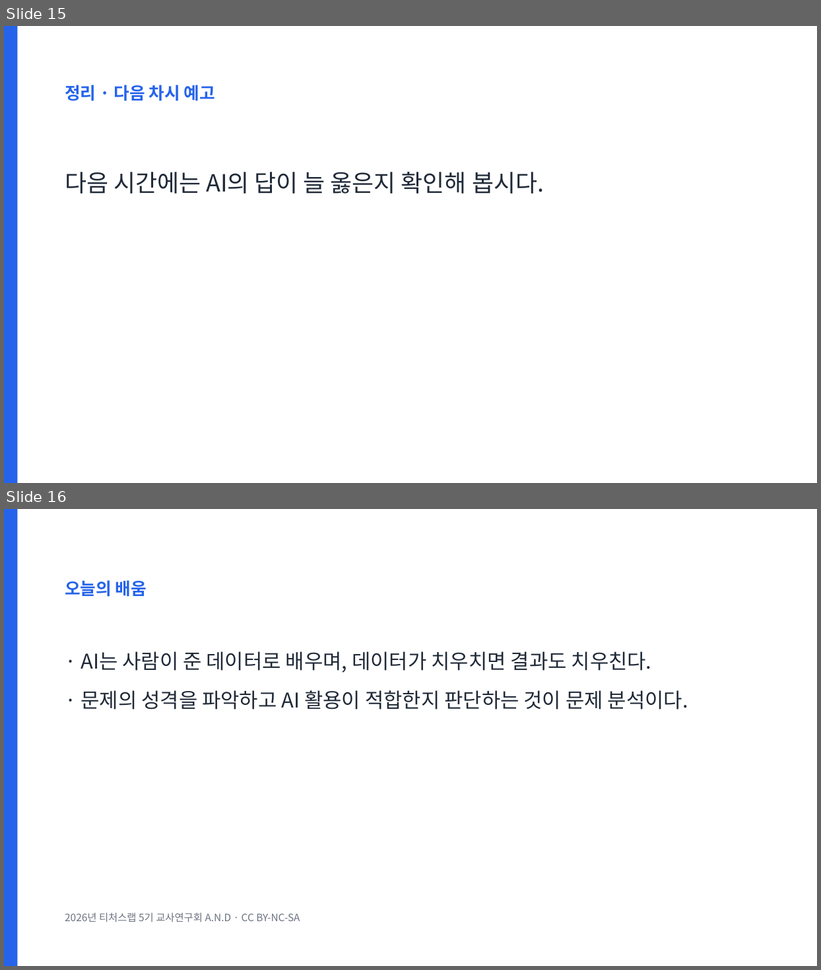
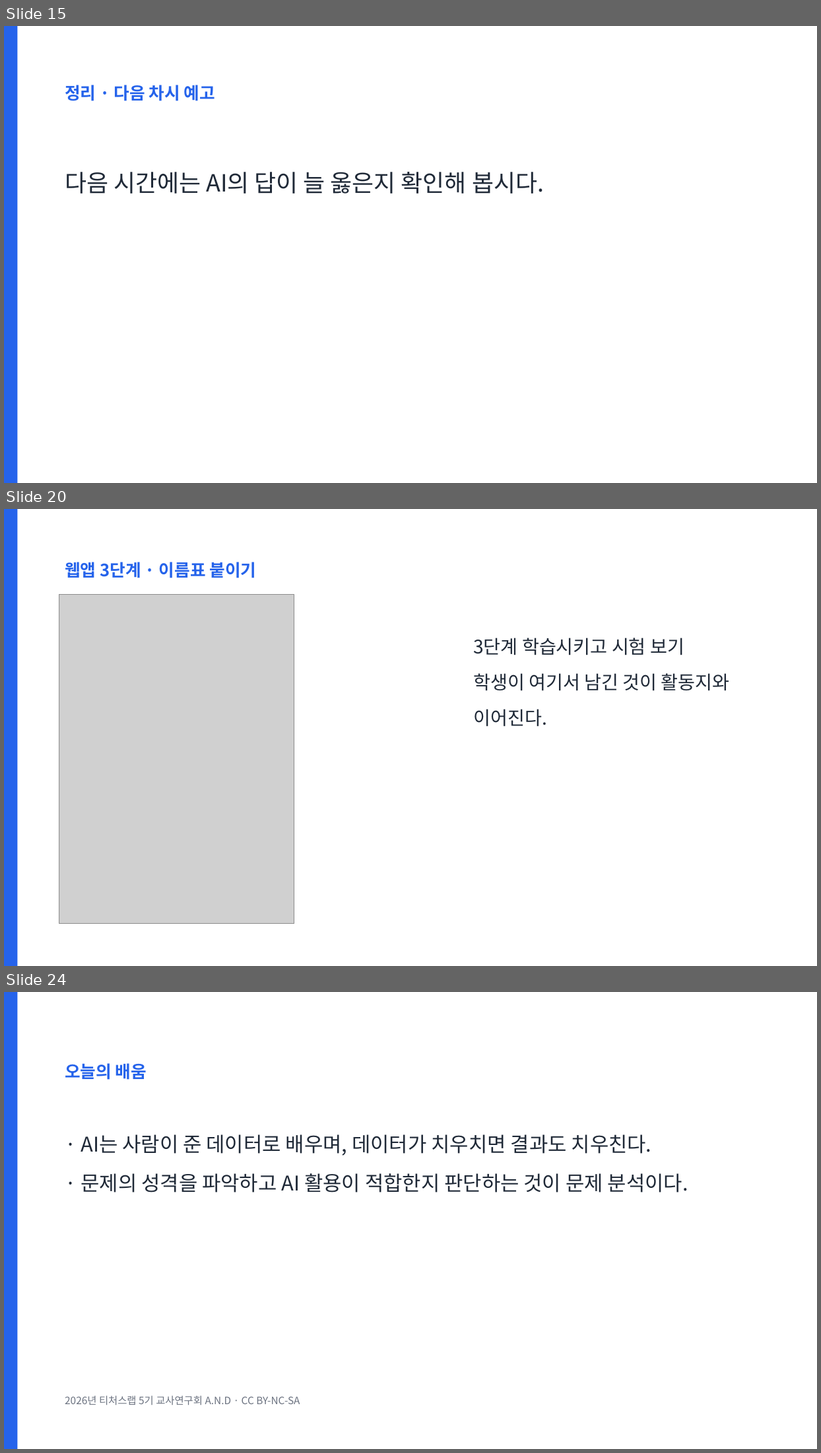
Before and after one commit to legoschool/wise-ai, a slide deck: files/WISE_L01_수업.pptx. Shown one above the other, each under a label of ours: slides 15 and 16 before the commit, slides 15, 20 and 24 after it; the slides between them are not shown. The pictures are 821x970 and 821x1453 pixels, drawn with LibreOffice and Linux fonts; fonts in the diff are those of the drawing; grey boxes stand for pictures. Boxes give left, top, right and bottom in pixels: in the first picture for what was removed or moved away, otherwise in the second. Text is boxed around its words. In the diff, an @@ line names an element or a change of style, - is before the commit and + after.

```diff
--- a/files/WISE_L01_수업.pptx
+++ b/files/WISE_L01_수업.pptx
@@ slide 20 added at [4,509,817,966], background #FFFFFF @@
@@ rectangle added at [4,509,17,966], fill #2563EB @@
@@ text added at [65,562,257,578], 20 pt, text #2563EB, bold @@
+웹앱 3단계 · 이름표 붙이기
@@ picture added at [59,594,294,923] @@
@@ text added at [473,638,730,727], 22 pt, text #1F2937 @@
+3단계 학습시키고 시험 보기
+학생이 여기서 남긴 것이 활동지와 이어진다.
@@ what was slide 16 is now slide 24 @@
```
Also in this commit, not shown: 7 other slides added, 35 other files.
